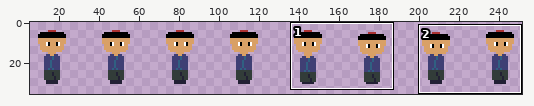
Edited in one commit: sprite sheet (core/assets/img/actors.png). Above, an overview of the earlier version with the close-up marked.
Close-up. Before the commit:
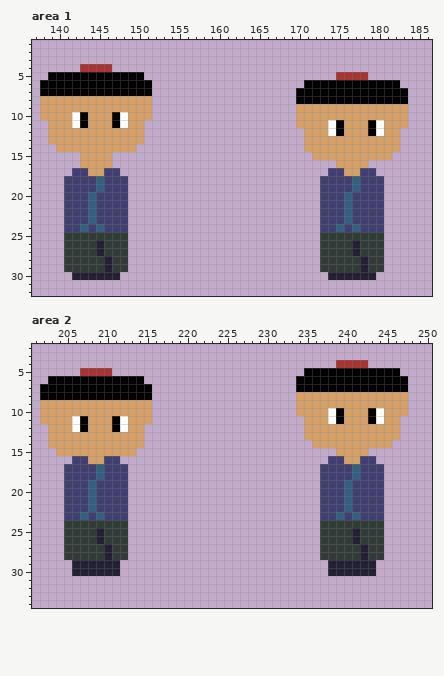
The file is 512x64 pixels. Shown: area 1: x 137..186, y 1..32; area 2: x 201..250, y 2..34. The wide view leaves out empty margins. The commit also changed other parts of the picture, which this record leaves out.
New version:
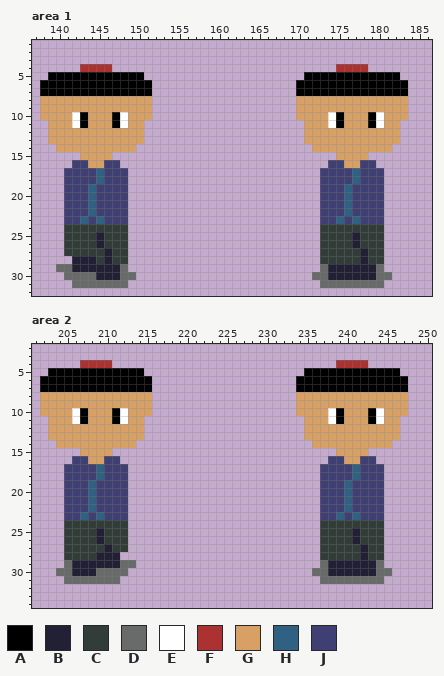
Palette (. is transparent): A #000000  B #222034  C #323c39  D #696a6a  E #ffffff  F #ac3232  G #d9a066  H #306082  J #3f3f74
The edit:
Area 1:
There is now colour A in row 5 at x 171 to 174 and 179 to 182; in row 6 at x 170 and 183.
The edit turns colour F into colour A in row 5 at x 175 to 178.
The edit turns colour G into colour A in row 10 at x 175 and 179.
The edit turns colour C into colour B in row 25 at x 145 and 177; in row 27 at x 146 and 178; in row 28 at x 142 to 144; in row 29 at x 142 to 145, 147, 174 to 177 and 179.
The edit turns colour B into colour C in row 27 at x 145 and 177.
The edit turns colour H into colour C in row 24 at x 143, 145, 175 and 177.
The edit turns colour J into colour C in row 24 at x 141 to 142, 144, 146 to 148, 173 to 174, 176 and 178 to 180.
There is now colour D in row 29 at x 140; in row 30 at x 141, 148 to 149, 172 to 173 and 180 to 181; in row 31 at x 142 to 148 and 173 to 180.
The edit turns colour B into colour D in row 30 at x 142 to 144.
The edit turns colour C into colour D in row 29 at x 141, 148, 173 and 180.
The edit turns colour G into colour E in row 10 at x 174 and 180.
There is now colour F in row 4 at x 175 to 178.
The edit turns colour A into colour G in row 8 at x 170 to 183; in row 12 at x 175 and 179.
The edit turns colour E into colour G in row 12 at x 174 and 180.
The edit turns colour G into colour H in row 17 at x 145 and 177.
The edit turns colour J into colour H in row 19 at x 144 and 176; in row 23 at x 143, 145, 175 and 177.
There is now colour J in row 16 at x 142, 147, 174 and 179; in row 17 at x 141, 148, 173 and 180.
The edit turns colour G into colour J in row 16 at x 143, 146, 175 and 178; in row 17 at x 144 and 176.
The edit turns colour H into colour J in row 19 at x 145 and 177; in row 23 at x 144 and 176.
The author cleared colour C in row 28 at x 141.
The author cleared colour G in row 11 at x 170 and 183; in row 14 at x 171 and 182; in row 15 at x 172 to 174 and 179 to 181.
Area 2:
There is now colour A in row 5 at x 203 to 206 and 211 to 214; in row 6 at x 202 and 215.
The edit turns colour F into colour A in row 5 at x 207 to 210.
The edit turns colour G into colour A in row 10 at x 207 and 211.
The edit turns colour C into colour B in row 28 at x 209 and 211.
There is now colour D in row 29 at x 205, 212 to 213, 237 and 244; in row 30 at x 204 to 205, 212, 236 to 237 and 244 to 245; in row 31 at x 205 to 211 and 237 to 244.
The edit turns colour B into colour D in row 30 at x 209 to 211.
The edit turns colour G into colour E in row 10 at x 206 and 212.
There is now colour F in row 4 at x 207 to 210.
The edit turns colour A into colour G in row 8 at x 202 to 215; in row 12 at x 207 and 211.
The edit turns colour E into colour G in row 12 at x 206 and 212.
The author cleared colour C in row 28 at x 212.
The author cleared colour G in row 11 at x 202 and 215; in row 14 at x 203 and 214; in row 15 at x 204 to 206 and 211 to 213.
Where, in picture pixels (left, top, right, bottom), the same in both close-ups:
changed: (296, 64, 408, 288)
changed: (56, 160, 136, 288)
changed: (40, 360, 152, 456)
changed: (56, 552, 136, 584)
added: (312, 560, 392, 584)
